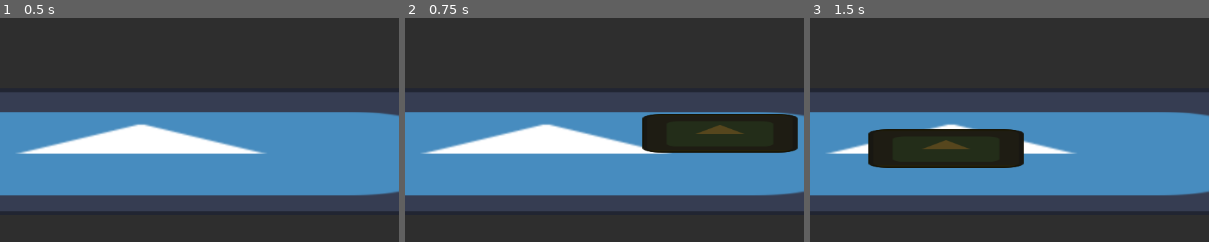
Above: before the commit, frames 1-3 (left to right).
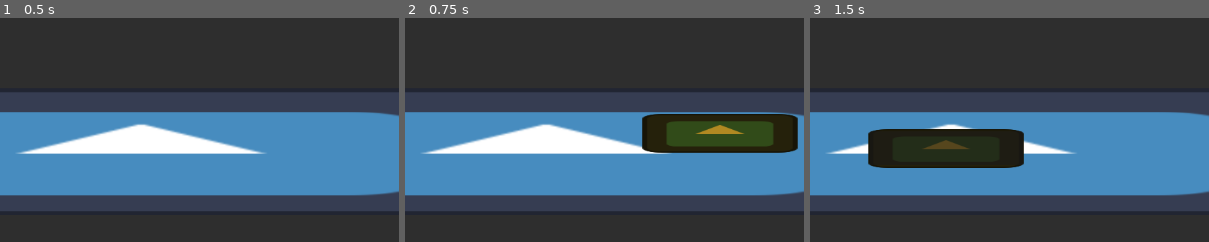
Above: after the commit, the same moments.

Repository: Leone242/GODOT-MelonJam2023
Game: Godot game, scene res://main.tscn
The game is run twice, just before and just after one commit, with the same random seed, the same clock (stepped at 60 frames per second) and the same inputs. The project has no main scene, so this scene is started directly. The engine's default icon, where the game draws it, is replaced by a stand-in: a white triangle on a blue panel in a dark square.
Inputs (mouse positions are % of the whole screen's width and height, from its top left):
- Up to frame 1 (0.5 s): no input
- Up to frame 2 (0.75 s): tap Enter at 0.5 s; move the mouse to (72, 45) at 0.52 s; hold Right mouse button (mouse_select) from 0.53 s (still down)
- Up to frame 3 (1.5 s): release Right mouse button (mouse_select) at 1.25 s; click (72, 45) at 1.27 s
The pictures show only the part of the screen within x 33-82%, y 19-69%; the shares and areas given below are measured in that part.

Frame 1 is identical in both runs. In frame 2, 2.8% of the frame differs, in the area x 65-98%, y 43-58%; in frame 3, nothing differs.

Commit message:
menu

Diff:
--- a/Weapon.gd
+++ b/Weapon.gd
@@ -2,7 +2,7 @@
 
 var selected = false
 var weapon_estate = 0
-
+var on_table = false
 @export var mark: Marker2D
 
 
@@ -12,8 +12,11 @@
 func _process(delta):
 	if Input.is_action_pressed("mouse_select"):
 		FollowMouse()
-	elif Input.is_action_just_released("mouse_select") and !selected:
+	elif Input.is_action_just_released("mouse_select") and on_table:
 		position = mark.position
+		$Craft.show()
+	elif Input.is_action_just_released("mouse_select") and !on_table:
+		$Craft.hide()
 	AssembleWeapon()
 
 func FollowMouse():
@@ -22,15 +25,18 @@
 
 func _on_area_2d_area_entered(area):
 	if area.name == "Table":
+		on_table = true
 		selected = false
-		$Craft.show()
 		print("foi")
+	else:
+		on_table = false
 
 
 func _on_area_2d_area_exited(area):
 	if area.name == "Table":
 		print("saiu")
 		selected = true
+		on_table = false
 	else:
 		selected = false
 
--- /dev/null
+++ b/main.gd
@@ -0,0 +1,6 @@
+extends Node2D
+
+func _process(delta):
+	if Input.is_action_pressed("escape"):
+		print("MENU")
+		get_tree().change_scene_to_file("res://menu.tscn")
--- a/main.tscn
+++ b/main.tscn
@@ -1,12 +1,14 @@
-[gd_scene load_steps=4 format=3 uid="uid://dvcsq6tphnwwr"]
+[gd_scene load_steps=5 format=3 uid="uid://dvcsq6tphnwwr"]
 
 [ext_resource type="PackedScene" uid="uid://bsqnjxw0f1l8t" path="res://weapon.tscn" id="1_anqxf"]
+[ext_resource type="Script" path="res://main.gd" id="1_qh5jr"]
 [ext_resource type="Texture2D" uid="uid://dfwqf04y2d5f4" path="res://icon.svg" id="2_j0k3y"]
 
 [sub_resource type="RectangleShape2D" id="RectangleShape2D_ydqo5"]
 size = Vector2(1154, 186)
 
 [node name="Main" type="Node2D"]
+script = ExtResource("1_qh5jr")
 
 [node name="CanvasGroup" type="CanvasGroup" parent="."]
 y_sort_enabled = true
--- /dev/null
+++ b/menu.gd
@@ -0,0 +1,11 @@
+extends Node2D
+
+
+
+func _on_play_pressed():
+	get_tree().change_scene_to_file("res://main.tscn")
+
+
+func _on_quit_pressed():
+	await get_tree().create_timer(0.5).timeout
+	get_tree().quit()
--- /dev/null
+++ b/menu.tscn
@@ -0,0 +1,46 @@
+[gd_scene load_steps=2 format=3 uid="uid://pxgery4ytd6x"]
+
+[ext_resource type="Script" path="res://menu.gd" id="1_lf07l"]
+
+[node name="Menu" type="Node2D"]
+script = ExtResource("1_lf07l")
+
+[node name="Panel" type="Panel" parent="."]
+modulate = Color(0.247059, 0.12549, 1, 1)
+self_modulate = Color(0, 0, 0.803922, 1)
+y_sort_enabled = true
+offset_right = 1161.0
+offset_bottom = 657.0
+
+[node name="Play" type="Button" parent="Panel"]
+y_sort_enabled = true
+layout_mode = 0
+offset_left = 463.0
+offset_top = 152.0
+offset_right = 690.0
+offset_bottom = 273.0
+theme_override_colors/font_color = Color(0.972549, 0.972549, 0.972549, 1)
+theme_override_colors/font_pressed_color = Color(1, 1, 1, 1)
+theme_override_colors/font_hover_color = Color(1, 1, 1, 1)
+theme_override_colors/font_focus_color = Color(1, 1, 1, 1)
+theme_override_colors/font_hover_pressed_color = Color(1, 1, 1, 1)
+theme_override_font_sizes/font_size = 55
+text = "PLAY"
+
+[node name="Quit" type="Button" parent="Panel"]
+y_sort_enabled = true
+layout_mode = 0
+offset_left = 463.0
+offset_top = 336.0
+offset_right = 690.0
+offset_bottom = 457.0
+theme_override_colors/font_color = Color(0.972549, 0.972549, 0.972549, 1)
+theme_override_colors/font_pressed_color = Color(1, 1, 1, 1)
+theme_override_colors/font_hover_color = Color(1, 1, 1, 1)
+theme_override_colors/font_focus_color = Color(1, 1, 1, 1)
+theme_override_colors/font_hover_pressed_color = Color(1, 1, 1, 1)
+theme_override_font_sizes/font_size = 55
+text = "QUIT"
+
+[connection signal="pressed" from="Panel/Play" to="." method="_on_play_pressed"]
+[connection signal="pressed" from="Panel/Quit" to="." method="_on_quit_pressed"]
